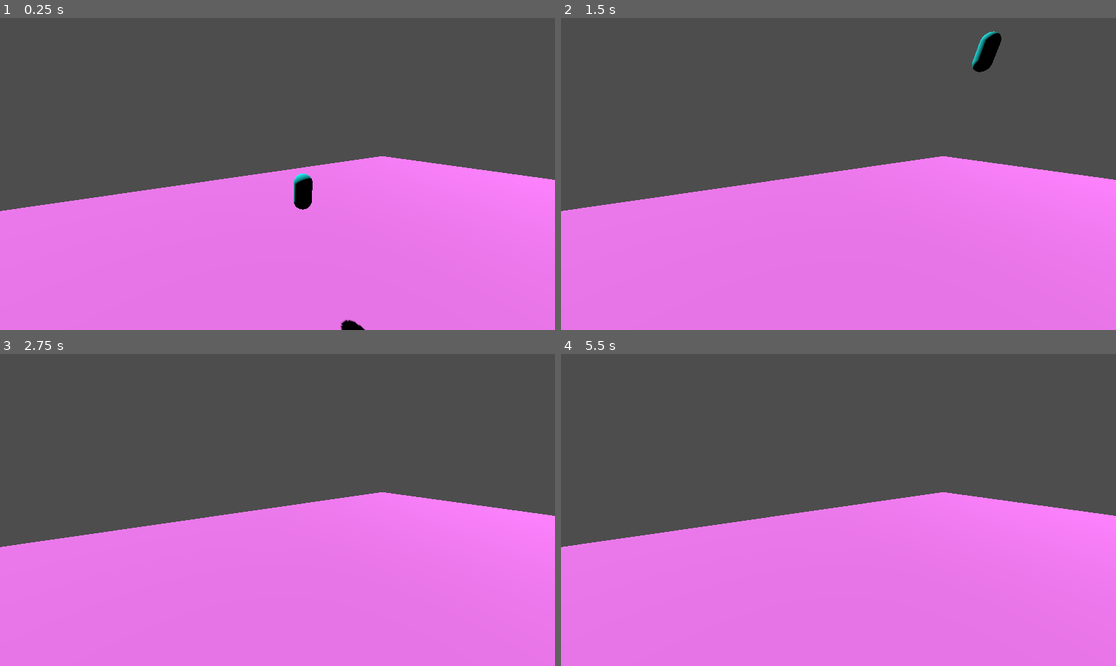
Above: before the commit, frames 1-4 (two rows, left to right).
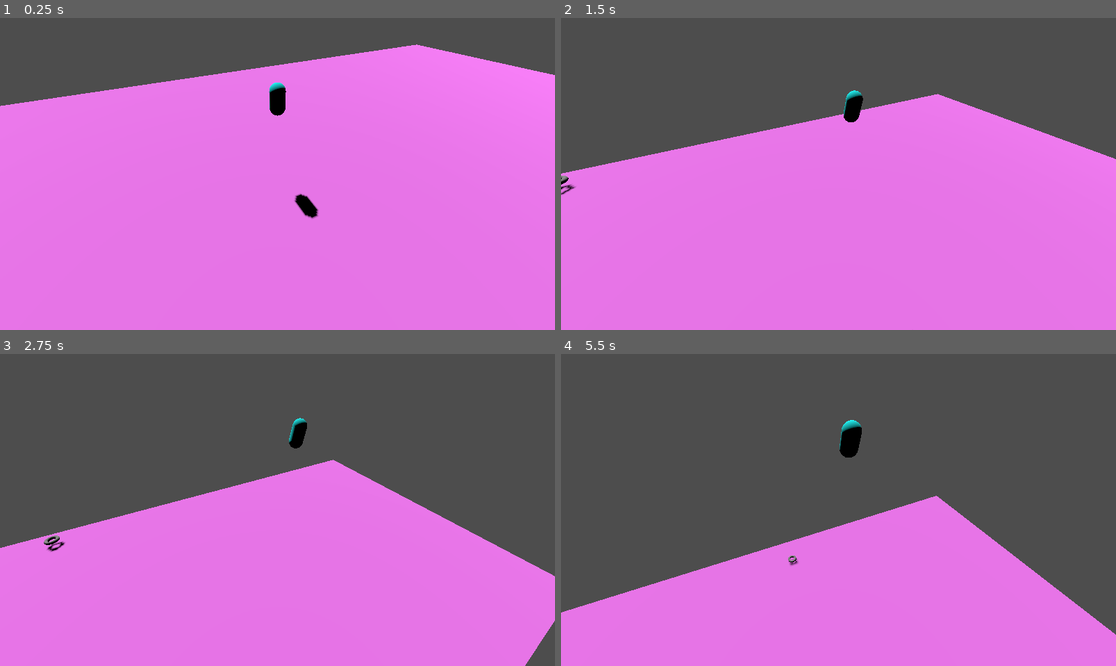
Above: after the commit, the same moments.

Repository: DominicCloud/light-game
Game: Godot game, scene res://scenes/game_world.tscn
The game is run twice, just before and just after one commit, with the same random seed, the same clock (stepped at 60 frames per second) and the same inputs.
Inputs:
- Up to frame 1 (0.25 s): no input
- Up to frame 2 (1.5 s): hold D (right) 0.53-1.28 s; hold Space (boost) 0.53-1.28 s; hold S (backward) from 1.28 s (still down); tap C (drop) at 1.35 s
- Up to frame 3 (2.75 s): release S (backward) at 2.03 s; hold D (right) from 2.03 s (still down); hold Space (boost) from 2.03 s (still down)
- Up to frame 4 (5.5 s): release D (right) at 2.78 s; release Space (boost) at 2.78 s; hold W (forward) 2.78-3.53 s; tap C (drop) at 2.85, 4.35 s; hold Space (boost) 3.53-4.28 s; hold A (left) 3.53-5.03 s; hold S (backward) from 5.03 s (still down); hold Space (boost) from 5.03 s (still down)

The runs differ from the first frame. In frame 1, 35% of the frame differs, in the area x 0-100%, y 8-100%; in frame 2, 16%; in frame 3, 7.8%; in frame 4, 14%.

Commit message:
added PathFollow3D

Diff:
--- a/scenes/game_world.tscn
+++ b/scenes/game_world.tscn
@@ -2,6 +2,7 @@
 
 [ext_resource type="PackedScene" uid="uid://nv0lw4te1dlv" path="res://scenes/umbrella.tscn" id="1_47u71"]
 [ext_resource type="Script" uid="uid://c1dvxx2ifwl1i" path="res://scripts/camera_3d.gd" id="2_47u71"]
+[ext_resource type="Script" uid="uid://6g8kp5pey5ux" path="res://scripts/boy_path.gd" id="3_ywgp6"]
 
 [sub_resource type="StandardMaterial3D" id="StandardMaterial3D_47u71"]
 albedo_color = Color(1, 0.49411765, 1, 1)
@@ -11,6 +12,22 @@
 
 [sub_resource type="ConcavePolygonShape3D" id="ConcavePolygonShape3D_47u71"]
 data = PackedVector3Array(-50, 0.5, 25, 50, 0.5, 25, -50, -0.5, 25, 50, 0.5, 25, 50, -0.5, 25, -50, -0.5, 25, 50, 0.5,  …(428 unchanged characters)…
+
+[sub_resource type="Curve3D" id="Curve3D_47u71"]
+_data = {
+"points": PackedVector3Array(0, 0, 0, 0, 0, 0, -12.808379, -4.03817, -3.8418264, 0, 0, 0, 0, 0, 0, -7.1501317, -6.6053324, -2.523203, 0, 0, 0, 0, 0, 0, -1.1933088, -10.89307, 0.35184383, 0, 0, 0, 0, 0, 0, 15.830931, -9.098781, 12.212084, 0, 0, 0, 0, 0, 0, 42.14288, -12.743142, 2.1018877, 0, 0, 0, 0, 0, 0, 35.354523, -11.664539, -10.865045, 0, 0, 0, 0, 0, 0, 26.564905, -12.253847, -0.21072888, 0, 0, 0, 0, 0, 0, 26.117191, -1.395855, -18.020493),
+"tilts": PackedFloat32Array(0, 0, 0, 0, 0, 0, 2.549515, 0)
+}
+point_count = 8
+
+[sub_resource type="Curve3D" id="Curve3D_ywgp6"]
+_data = {
+"points": PackedVector3Array(0, 0, 0, 0, 0, 0, -28.647533, 0, -20.160076, 0, 0, 0, 0, 0, 0, -11.3962345, 0, -21.547115, 0, 0, 0, 0, 0, 0, 4.814781, 0, -15.218751, 0, 0, 0, 0, 0, 0, -12.089754, 0, -10.7975645, 0, 0, 0, 0, 0, 0, -25.613384, 0, -14.178471, 0, 0, 0, 0, 0, 0, -32.859478, 0, -10.23876, 0, 0, 0, 0, 0, 0, -23.06351, 0, -1.3963863, 0, 0, 0, 0, 0, 0, -19.509228, 0, 4.8452897, 0, 0, 0, 0, 0, 0, -33.292927, 0, 9.006406, 0, 0, 0, 0, 0, 0, -42.742134, 0, 0.94424254, 0, 0, 0, 0, 0, 0, -44.82269, 0, -10.49883, 0, 0, 0, 0, 0, 0, -39.01446, 0, -19.601274),
+"tilts": PackedFloat32Array(0, 0, 0, 0, 0, 0, 0, 0, 0, 0, 0, 0)
+}
+point_count = 12
+
+[sub_resource type="TorusMesh" id="TorusMesh_ywgp6"]
 
 [node name="GameWorld" type="Node3D" unique_id=1919944614]
 
@@ -29,8 +46,23 @@
 [node name="Camera3D" type="Camera3D" parent="." unique_id=1522317311 node_paths=PackedStringArray("player")]
 transform = Transform3D(0.84524316, 0.12890764, -0.5186008, 0, 0.9704686, 0.24122752, 0.5343818, -0.20389591, 0.8202819, -6.7820005, 9.665286, 8.144659)
 script = ExtResource("2_47u71")
-player = NodePath("")
+player = NodePath("../Umbrella")
 
 [node name="DirectionalLight3D" type="DirectionalLight3D" parent="." unique_id=1964551817]
 transform = Transform3D(1, 0, 0, 0, -0.6241524, 0.78130263, 0, -0.78130263, -0.6241524, 0, 22.564934, 0)
 shadow_enabled = true
+
+[node name="Path3D" type="Path3D" parent="." unique_id=137794202]
+transform = Transform3D(1, 0, 0, 0, 1, 0, 0, 0, 1, 0, 15.202997, 0)
+curve = SubResource("Curve3D_47u71")
+
+[node name="Path3D2" type="Path3D" parent="." unique_id=1953099549]
+transform = Transform3D(1, 0, 0, 0, 1, 0, 0, 0, 1, 0, 1.6511946, 0)
+curve = SubResource("Curve3D_ywgp6")
+
+[node name="PathFollow3D" type="PathFollow3D" parent="Path3D2" unique_id=1255417579]
+transform = Transform3D(-0.22696279, 0.39361823, -0.8908157, -4.4703484e-08, 0.91468585, 0.40416557, 0.9739034, 0.09173058, -0.20759964, 0, 0, 0)
+script = ExtResource("3_ywgp6")
+
+[node name="MeshInstance3D" type="MeshInstance3D" parent="Path3D2/PathFollow3D" unique_id=2100611356]
+mesh = SubResource("TorusMesh_ywgp6")
--- /dev/null
+++ b/scripts/boy_path.gd
@@ -0,0 +1,5 @@
+extends PathFollow3D
+
+
+func _ready() -> void:
+	var move = create_tween().tween_property(self, "progress_ratio", 1, 30)
Not shown, added: scripts/boy_path.gd.uid
